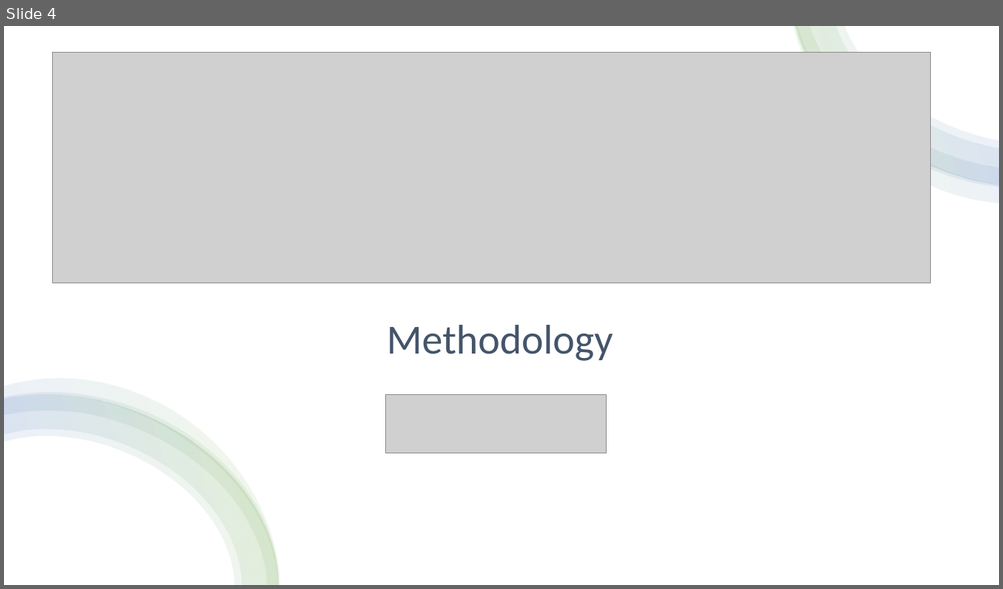
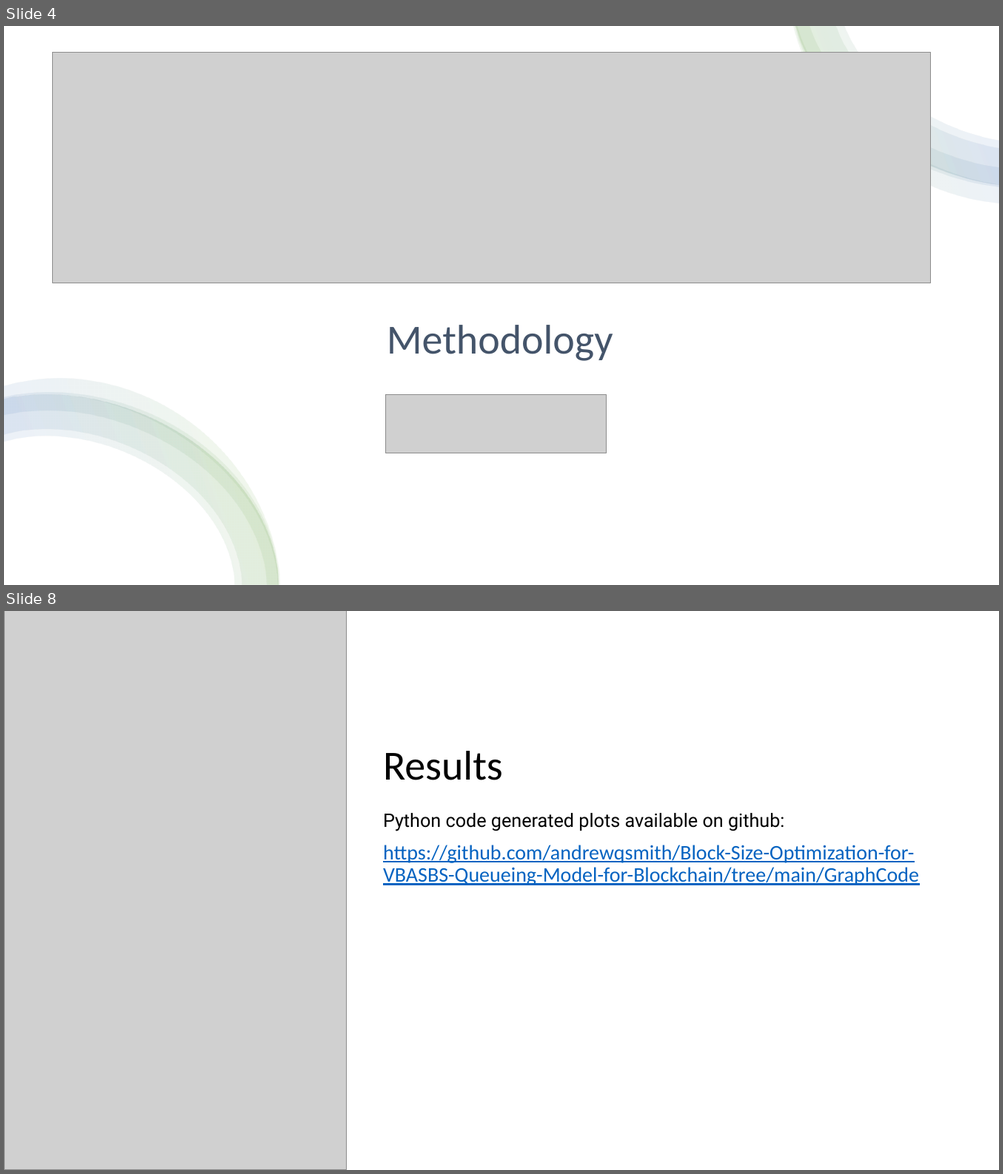
Before and after one commit to andrewqsmith/Block-Size-Optimization-for-VBASBS-Queueing-Model-for-Blockchain, a slide deck: Group Presentation.pptx. Shown one above the other, each under a label of ours: slide 4 before the commit, slides 4 and 8 after it; the slides between them are not shown. The pictures are 1003x589 and 1003x1174 pixels, drawn with LibreOffice and Linux fonts; fonts in the diff are those of the drawing; grey boxes stand for pictures. Boxes give left, top, right and bottom in pixels: in the first picture for what was removed or moved away, otherwise in the second. Text is boxed around its words. In the diff, an @@ line names an element or a change of style, - is before the commit and + after.

```diff
--- a/Group Presentation.pptx
+++ b/Group Presentation.pptx
@@ slide 8 added at [4,611,999,1170], background #FFFFFF @@
@@ picture added at [4,612,346,1170] @@
@@ title added at [383,751,503,780], 40 pt, text #000000 @@
+Results
@@ text added at [383,813,919,886], 20 pt, text #0563C1, underline @@
+Python code generated plots available on github:
+https://github.com/andrewqsmith/Block-Size-Optimization-for-VBASBS-Queueing-Model-for-Blockchain/tree/main/GraphCode
```
Also in this commit, not shown: 1 slide changed, 5 other slides added.
